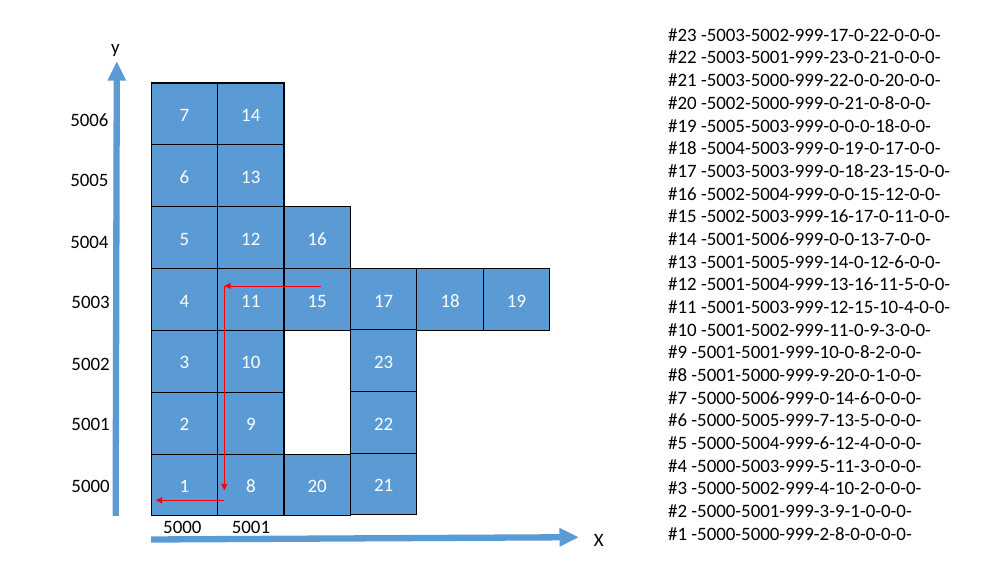
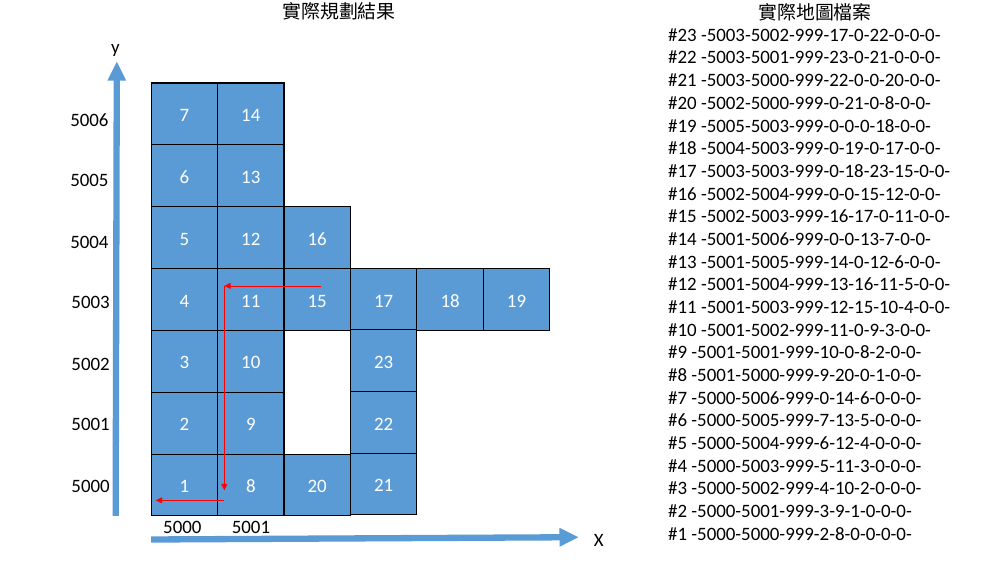
Before and after one commit to mskhrk/nttu_smartCar, a slide deck: slide 5 of document/運作流程圖.pptx (slide 2 before the commit). Drawn at 1008x567 pixels with LibreOffice and Linux fonts; fonts in the diff are those of the drawing. Boxes give left, top, right and bottom in pixels: in the first picture for what was removed or moved away, otherwise in the second. Text is boxed around its words. In the diff, an @@ line names an element or a change of style, - is before the commit and + after.

```diff
--- a/document/運作流程圖.pptx
+++ b/document/運作流程圖.pptx
@@ text added at (282, 2, 395, 20), 18 pt, text #000000 @@
+實際規劃結果
@@ text added at (758, 3, 871, 21), 18 pt, text #000000 @@
+實際地圖檔案
```
Also in this commit, not shown: 9 other slides changed, 4 slides added, 2 slides removed, 3 other files.
